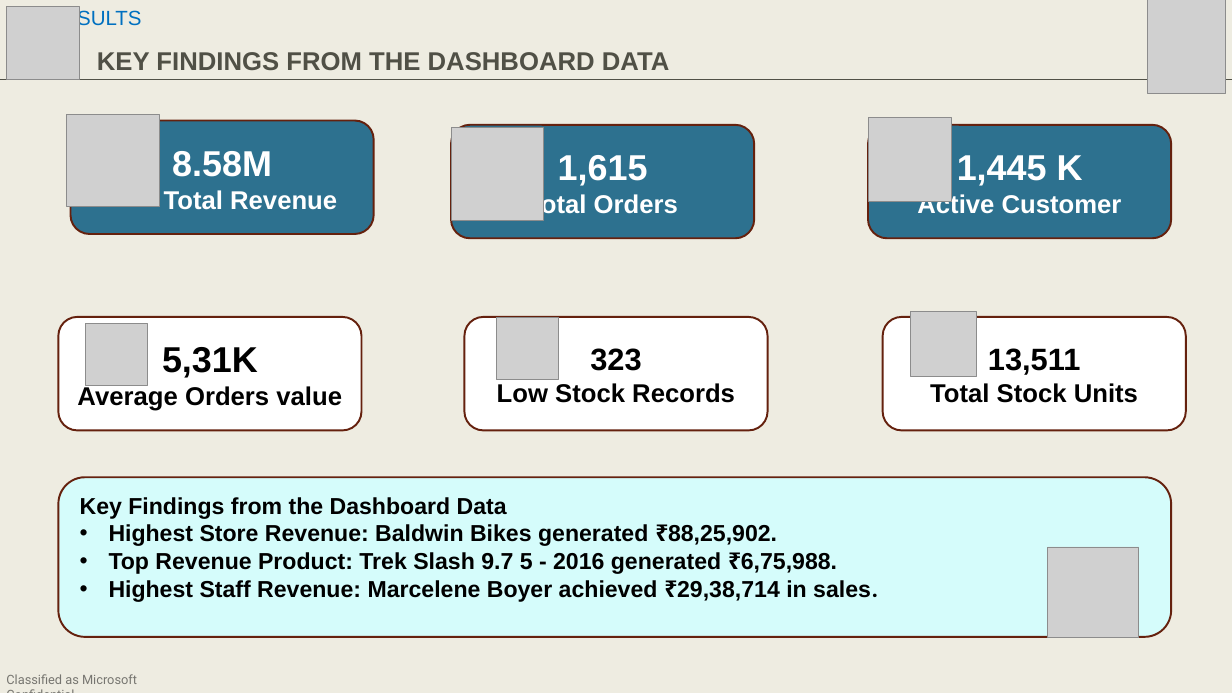
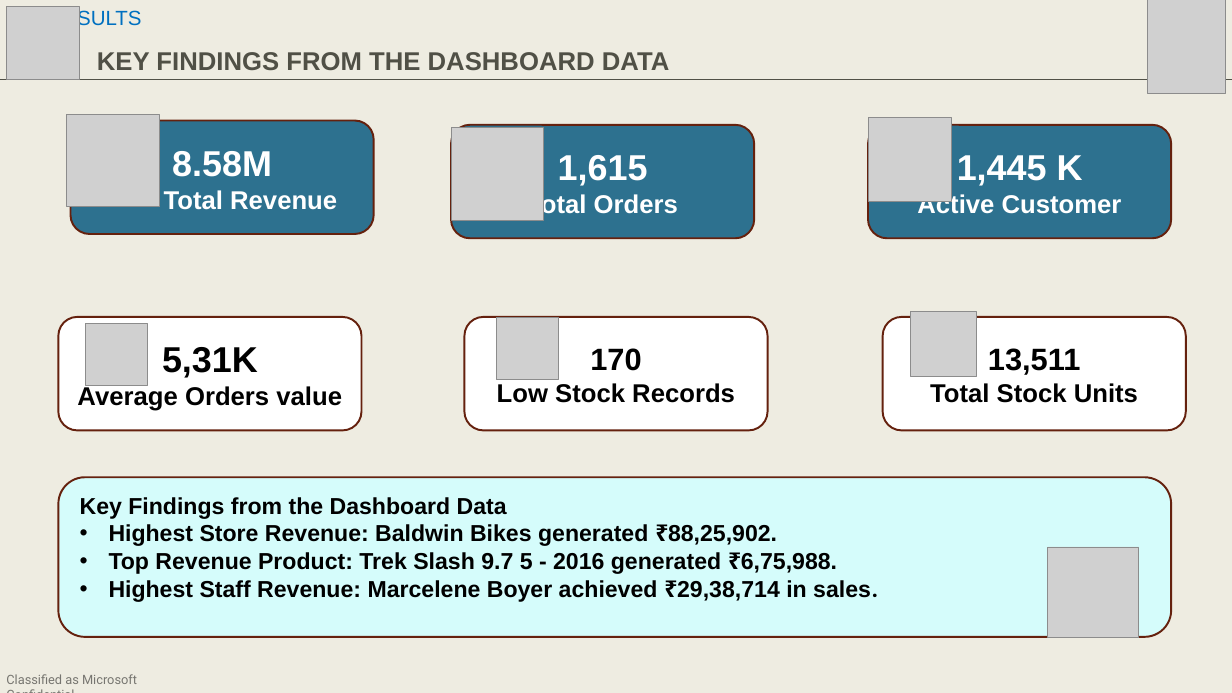
Before and after one commit to deepikadeepi1803/bike-store-retail-analysis, a slide deck: slide 8 of bike_store_presentation.pptx. Drawn at 1232x693 pixels with LibreOffice and Linux fonts; fonts in the diff are those of the drawing; grey boxes stand for pictures. Boxes give left, top, right and bottom in pixels: in the first picture for what was removed or moved away, otherwise in the second. Text is boxed around its words. In the diff, an @@ line names an element or a change of style, - is before the commit and + after.

```diff
--- a/bike_store_presentation.pptx
+++ b/bike_store_presentation.pptx
@@ text in rounded rectangle at (590,348,641,371): text changed @@
-323
+170
```
Also in this commit, not shown: 1 other file.
